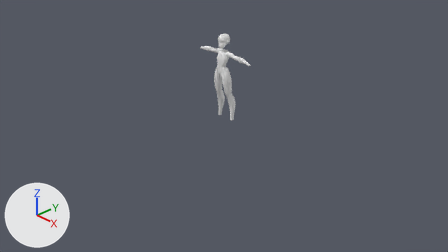
What one commit did to the Blender file 2-sculptus-magnus/scluptus-magnus.blend.
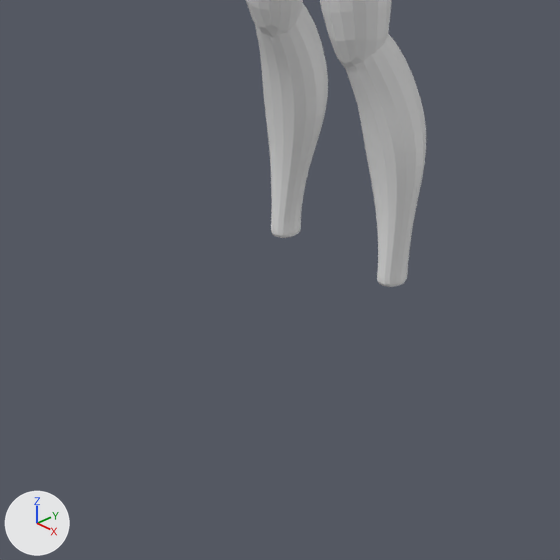
The first picture shows the older version from the file's camera 'Camera'. The close-ups show both versions on the part from 42% to 56% of the width and 35% to 60% of the height of that picture; other places that the commit changed are outside them. The lights are fixed; the arrows at lower left show +X, +Y and +Z.
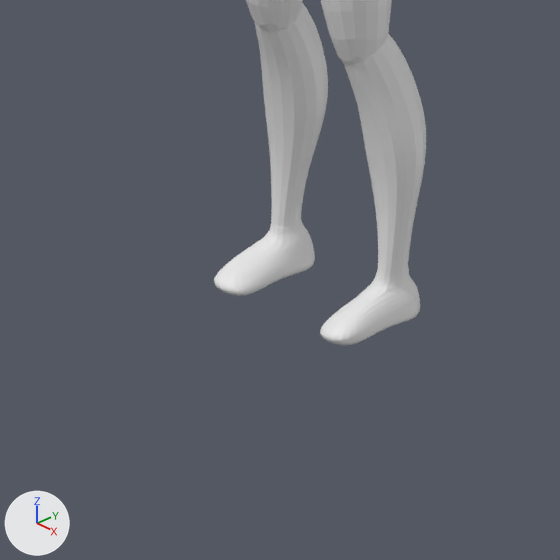
Where the change shows, as pixel boxes (x1, y1, x2, y2) in the close-ups (560 x 560 px; the box of a moved part takes in the faces that stretch with it):
'Cube.005', reshaped: before (246, 0, 426, 287); after (214, 0, 426, 345)
part 1 of me_cube_006, added: after (214, 220, 420, 345)
part 2 of me_cube_006, moved or reshaped: before (246, 0, 363, 70); after (246, 0, 363, 67)

Edits to the bpy script that builds the scene:
```text
Change me_cube_006:
    used by ob_cube_005; location = (0.0, 0.0, 0.0); scale = (0.0693, 0.0693, 0.0693)
    verts and faces of me_cube_006; kept vertices keep their numbers, new ones are numbered from 84
    before: 36 (0.9, -0.8, 7.6)
    remove me_cube_006.from_pydata(...)  # 84 vertices, 78 faces; spans x -0.9..9.0, y -1.8..2.1, z 1.2..20.0
    add me_cube_006.from_pydata(...)  # 124 vertices, 116 faces; spans x -0.9..9.0, y -1.9..2.1, z -0.1..20.0
    me_cube_006 part 1: a new loose piece of 40 vertices spanning x 1.5..2.9, y -1.9..1.8, z -0.1..2.1
    me_cube_006 part 2
    add verts[36] = (1.0, -0.8, 7.8)  # moved
```
